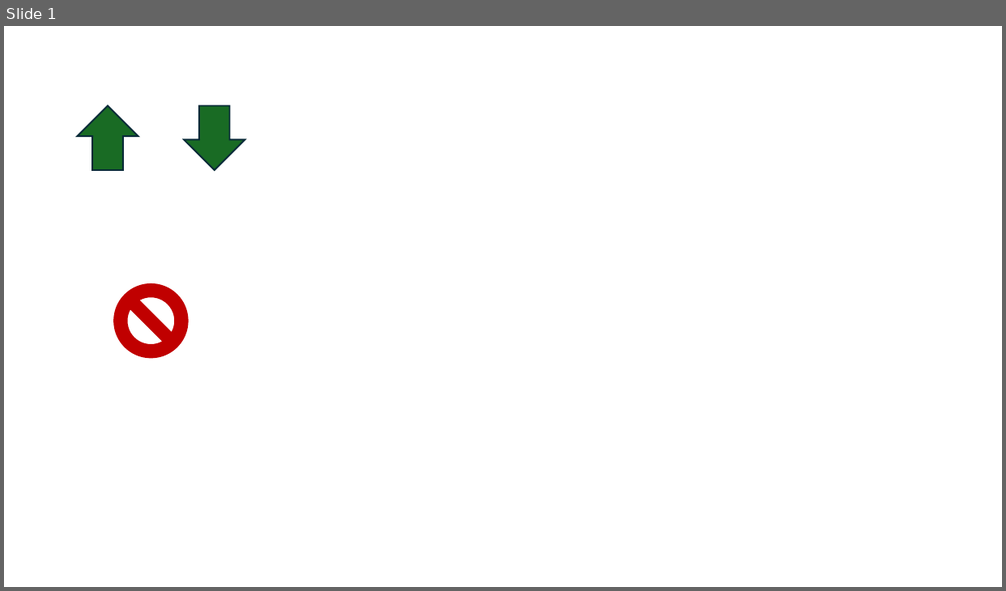
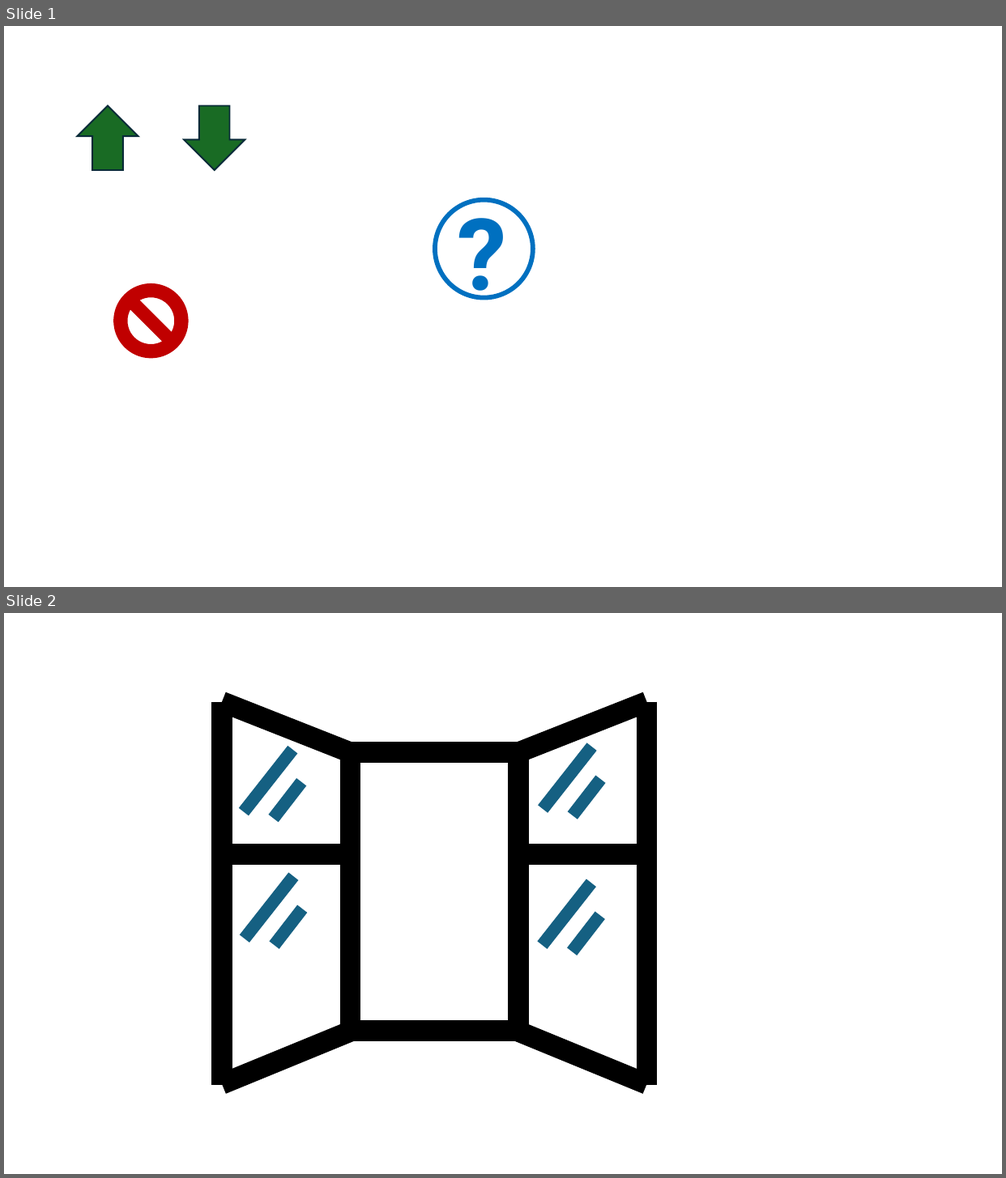
Before and after one commit to arpadkov/EnviroControl, a slide deck: EnviroControl/Resources/icons/designer.pptx. Shown one above the other, each under a label of ours: slide 1 before the commit, slides 1 and 2 after it. The pictures are 1006x591 and 1006x1178 pixels, drawn with LibreOffice and Linux fonts; fonts in the diff are those of the drawing. Boxes give left, top, right and bottom in pixels: in the first picture for what was removed or moved away, otherwise in the second. Text is boxed around its words. In the diff, an @@ line names an element or a change of style, - is before the commit and + after.

```diff
--- a/EnviroControl/Resources/icons/designer.pptx
+++ b/EnviroControl/Resources/icons/designer.pptx
@@ slide 2 added at [4, 613, 1002, 1174], background #FFFFFF @@
@@ line added from (647, 702) to (518, 752), #000000 20 pt @@
@@ line added from (647, 702) to (647, 1085), #000000 20 pt @@
@@ line added from (244, 812) to (293, 750), #156082 12 pt @@
@@ rectangle added at [350, 752, 518, 1031], outline #000000 20 pt @@
@@ line added from (543, 809) to (592, 747), #156082 12 pt @@
@@ line added from (274, 818) to (301, 782), #156082 12 pt @@
@@ line added from (573, 815) to (601, 779), #156082 12 pt @@
@@ group added at [222, 702, 350, 1085]: 4 lines @@
@@ line added from (647, 854) to (518, 854), #000000 20 pt @@
@@ line added from (245, 939) to (294, 876), #156082 12 pt @@
@@ line added from (543, 945) to (592, 884), #156082 12 pt @@
@@ line added from (275, 945) to (303, 909), #156082 12 pt @@
@@ line added from (572, 952) to (600, 915), #156082 12 pt @@
@@ line added from (647, 1084) to (518, 1032), #000000 20 pt @@
@@ slide 1 changed as well @@
@@ text added at [450, 187, 518, 316], 96 pt, text #0070C0, bold @@
+?
@@ ellipse added at [435, 199, 533, 297], outline #0070C0 4.5 pt @@
```
Also in this commit, not shown: 1 other slide added, 2 other files.
